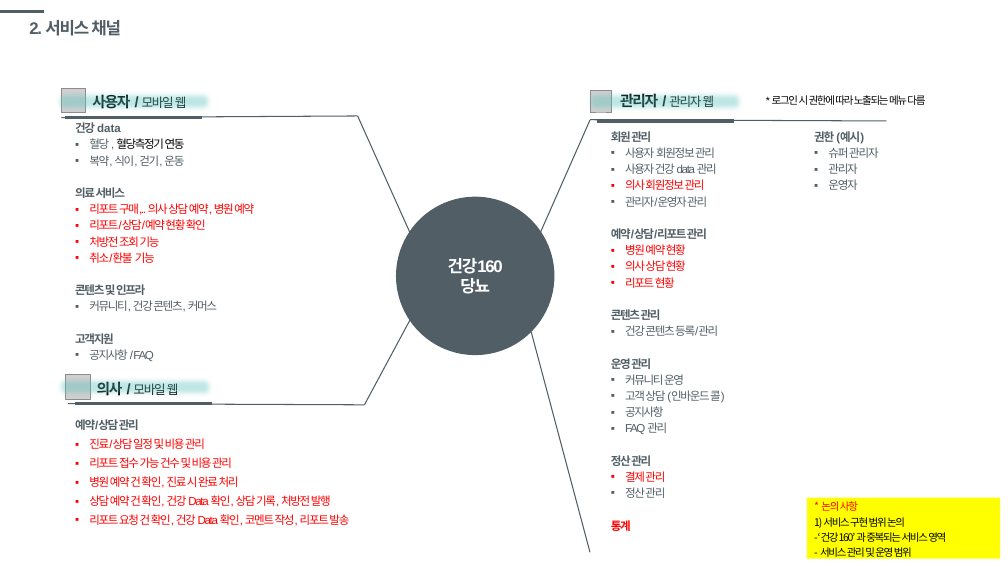
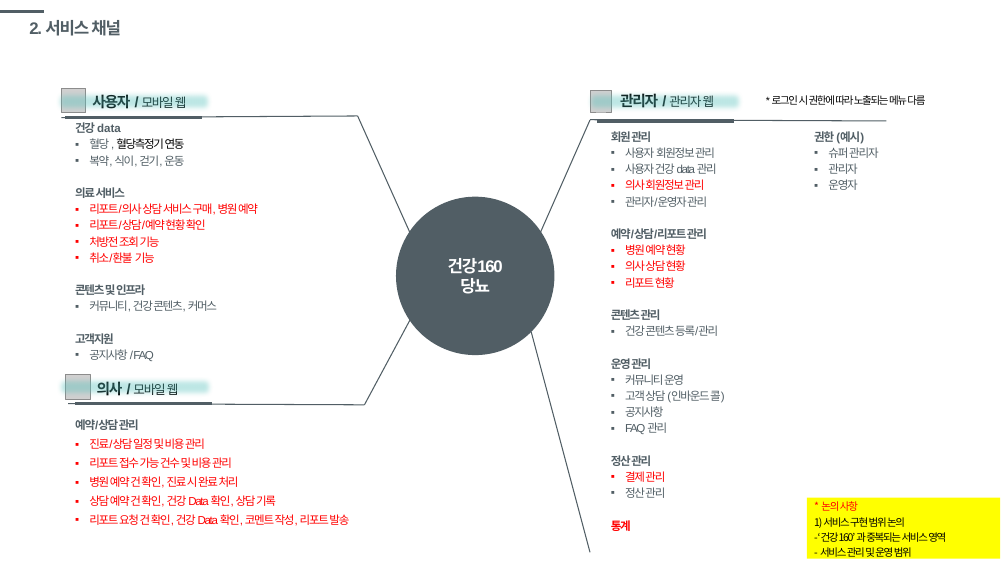
Before and after one commit to windsoccer/H160, a slide deck: slide 4 of 01 기획/SF_[건강160]당뇨_20191002.pptx. Drawn at 1008x567 pixels with LibreOffice and Linux fonts; fonts in the diff are those of the drawing; grey boxes stand for pictures. Boxes give left, top, right and bottom in pixels: in the first picture for what was removed or moved away, otherwise in the second. Text is boxed around its words. In the diff, an @@ line names an element or a change of style, - is before the commit and + after.

Commit message:
병원 예약> 내용 일부 추가

```diff
--- a/01 기획/SF_[건강160]당뇨_20191002.pptx
+++ b/01 기획/SF_[건강160]당뇨_20191002.pptx
@@ text in speech box at bbox=[89, 203, 258, 215]: text changed @@
-▪ 리포트 구매,.. 의사 상담 예약, 병원 예약
+▪ 리포트/의사 상담 서비스 구매, 병원 예약
@@ text in speech box at bbox=[89, 495, 276, 507]: text changed @@
-▪ 상담 예약 건 확인, 건강 Data 확인, 상담 기록, 처방전 발행
+▪ 상담 예약 건 확인, 건강 Data 확인, 상담 기록
```
Also in this commit, not shown: 6 other slides changed, 1 slide added.
